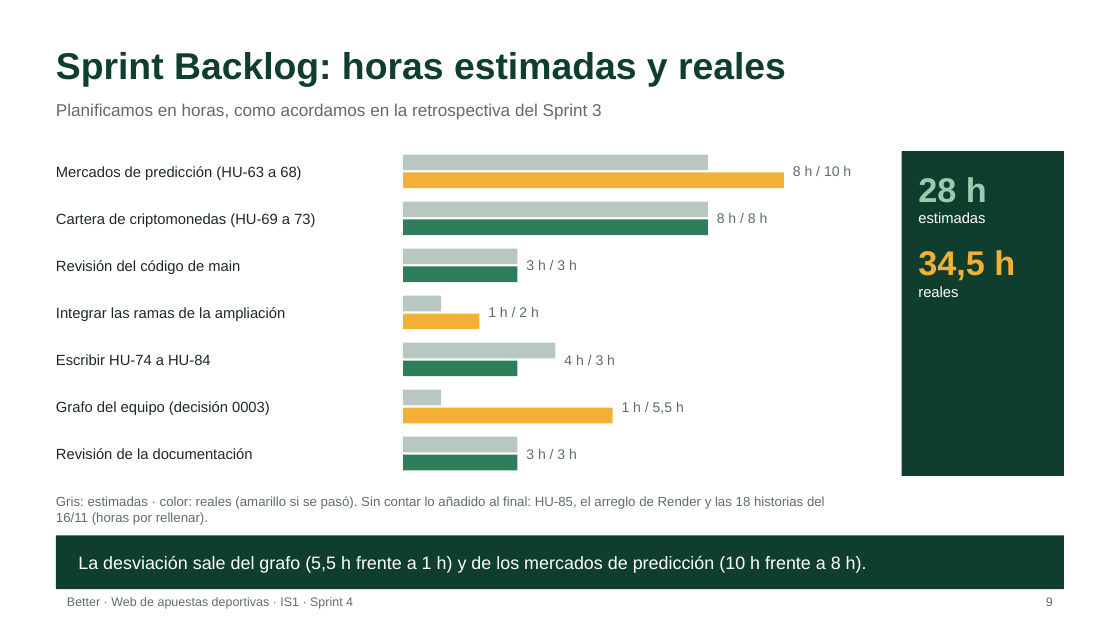
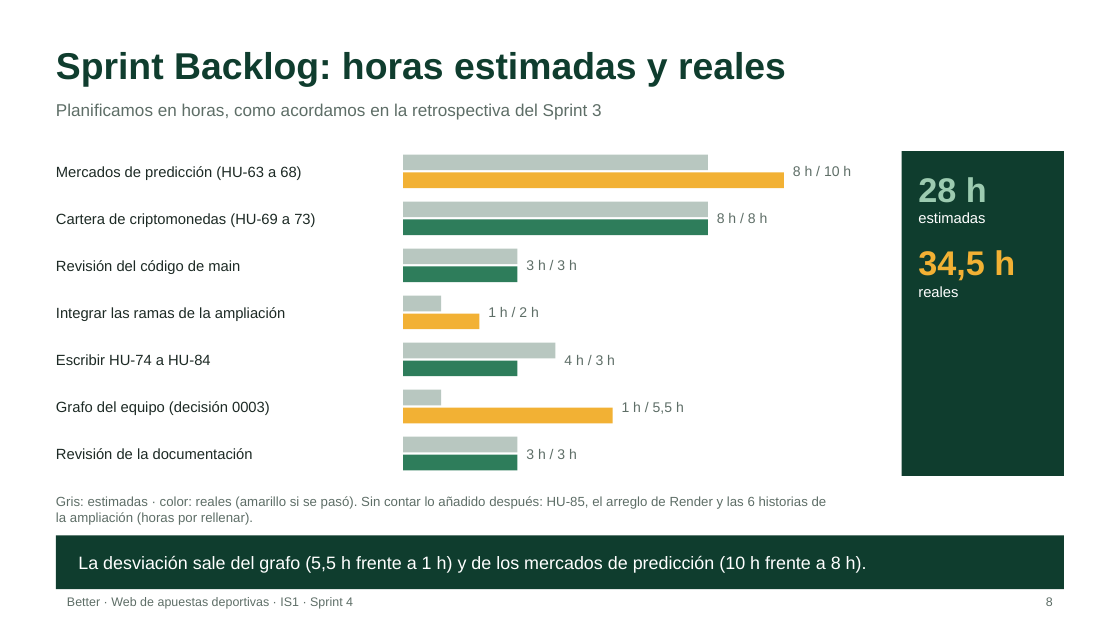
Before and after one commit to riverri/IS1, a slide deck: slide 8 of docs/presentaciones/Better_Sprint_4.pptx (slide 9 before the commit). Drawn at 1120x630 pixels with LibreOffice and Linux fonts; fonts in the diff are those of the drawing. Boxes give left, top, right and bottom in pixels: in the first picture for what was removed or moved away, otherwise in the second. Text is boxed around its words. In the diff, an @@ line names an element or a change of style, - is before the commit and + after.

```diff
--- a/docs/presentaciones/Better_Sprint_4.pptx
+++ b/docs/presentaciones/Better_Sprint_4.pptx
@@ text at box(56, 496, 827, 525): text changed @@
-Gris: estimadas · color: reales (amarillo si se pasó). Sin contar lo añadido al final: HU-85, el arreglo de Render y las 18 historias del 16/11 (horas por rellenar).
+Gris: estimadas · color: reales (amarillo si se pasó). Sin contar lo añadido después: HU-85, el arreglo de Render y las 6 historias de la ampliación (horas por rellenar).
```
Also in this commit, not shown: 9 other slides changed, 1 slide removed, 3 other files.
